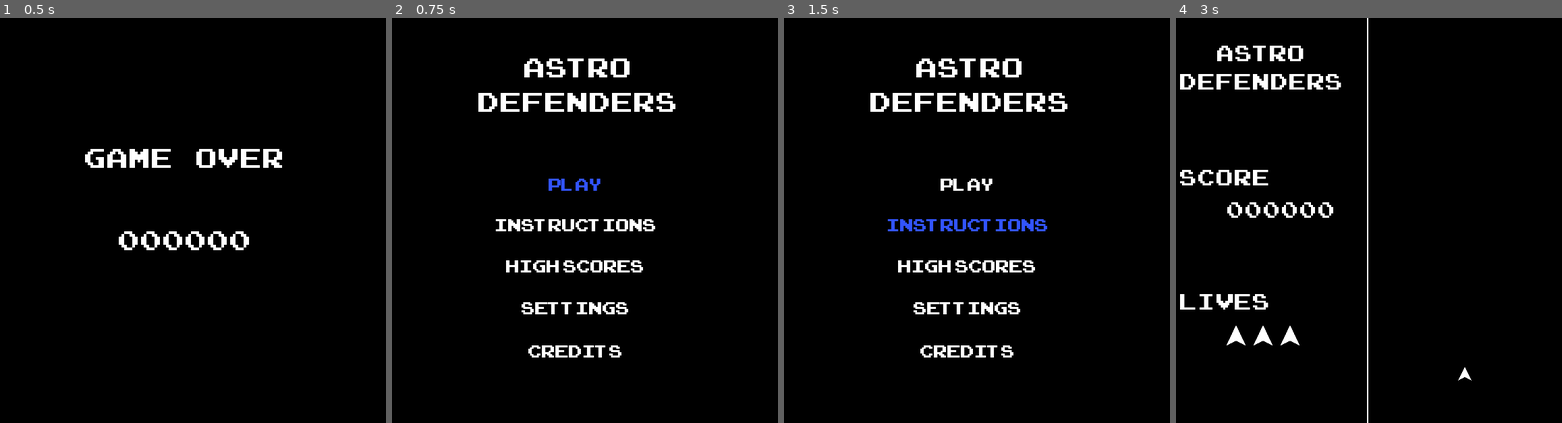
Above: before the commit, frames 1-4 (left to right).
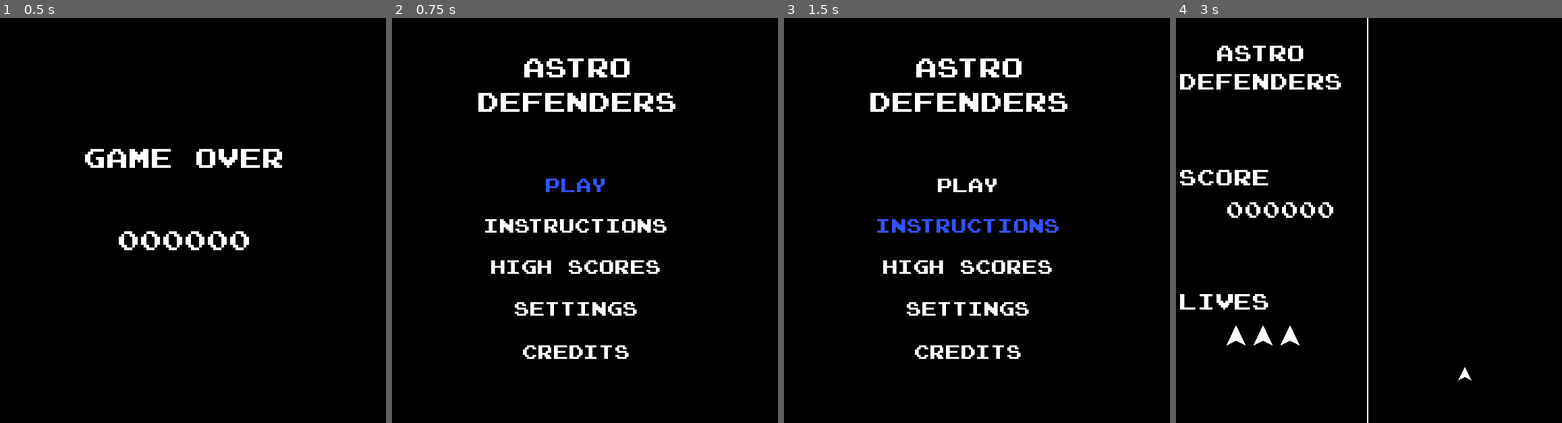
Above: after the commit, the same moments.

Repository: zayeemvt/Astro-Defenders-GD
Game: Godot game, scene res://Game Over/Game Over.tscn
Same seed, same stepped clock (60 frames per second), same inputs: the game is played once before the commit and once after it. This scene is started directly instead of the project's main scene. The engine's default icon, where the game draws it, is replaced by a stand-in: a white triangle on a blue panel in a dark square.
Inputs:
- Up to frame 1 (0.5 s): no input
- Up to frame 2 (0.75 s): tap Enter at 0.5 s; hold D (player_right) from 0.53 s (still down); hold Space (player_shoot) from 0.53 s (still down)
- Up to frame 3 (1.5 s): release D (player_right) at 1.28 s; release Space (player_shoot) at 1.28 s; hold S (player_down) from 1.28 s (still down); tap Space (player_shoot) at 1.35 s
- Up to frame 4 (3 s): tap Enter at 2 s; release S (player_down) at 2.03 s; hold D (player_right) 2.03-2.78 s; hold Space (player_shoot) 2.03-2.78 s; hold W (player_up) from 2.78 s (still down); tap Space (player_shoot) at 2.85 s

Frame 1 is identical in both runs. In frame 2, 3.0% of the frame differs, in the area x 24-72%, y 39-85%; in frame 3, 3.0%; in frame 4, nothing differs.

Commit message:
Fixed high score system + audio stuffs

Diff:
--- a/Astro Defenders/Game Over/Game Over.gd
+++ b/Astro Defenders/Game Over/Game Over.gd
@@ -2,20 +2,18 @@
 
 var bgm = preload("res://Music/BGM/MM3 - Weapon Get.ogg")
 
-var new_high_score
 
 # Called when the node enters the scene tree for the first time.
 func _ready():
-	MusicPlayer.load_song(bgm, -9)
+	MusicPlayer.stream = bgm
 	$"Score".text = str(GameVariables.score).pad_zeros(6)
-	new_high_score = GameVariables.sort_scores()
 	MusicPlayer.play()
 
 
 # Called every frame. 'delta' is the elapsed time since the previous frame.
 func _process(_delta):
 	if (Input.is_action_just_pressed("player_shoot")):
-		if (new_high_score):
+		if (GameVariables.check_score()):
 			get_tree().change_scene("res://Score Entry/Score Entry.tscn")
 		else:
 			get_tree().change_scene("res://Main Menu/Main Menu.tscn")
--- a/Astro Defenders/Game/Game.gd
+++ b/Astro Defenders/Game/Game.gd
@@ -4,7 +4,7 @@
 
 # Called when the node enters the scene tree for the first time.
 func _ready():
-	MusicPlayer.load_song(bgm, -9)
+	MusicPlayer.stream = bgm
 	$Player.connect("player_dead", self, "_on_Player_player_dead")
 	$Player.connect("update_lives", $"Game HUD", "_on_Player_update_lives")
 	$Spawner.connect("enemy_off_screen", $Player, "_on_Enemy_enemy_off_screen")
--- a/Astro Defenders/GameVariables.gd
+++ b/Astro Defenders/GameVariables.gd
@@ -14,15 +14,16 @@
 #func _process(delta):
 #	pass
 
-func sort_scores():
-	var new_high_score = false
+func check_score():
+	for entry in high_scores:
+		if score > entry.score:
+			return true
 
+	return false
+
+func add_score(entry):
 	for i in range(0, high_scores.size()):
-		if score > high_scores[i].score:
-			var temp = score
-			score = high_scores[i].score
-			high_scores[i].score = temp
-
-			new_high_score = true
-
-	return new_high_score
+		if entry.score > high_scores[i].score:
+			var temp = entry
+			entry = high_scores[i]
+			high_scores[i] = temp
--- a/Astro Defenders/Main Menu/High Scores/High Scores.tscn
+++ b/Astro Defenders/Main Menu/High Scores/High Scores.tscn
@@ -25,23 +25,20 @@
 
 [node name="Score1" type="Node2D" parent="Scores"]
 position = Vector2( 0, 50 )
-__meta__ = {
-"_edit_group_": true
-}
 
 [node name="Name" type="Label" parent="Scores/Score1"]
-margin_left = 104.0
-margin_top = 160.0
-margin_right = 600.0
-margin_bottom = 198.0
+margin_left = 89.0
+margin_top = 158.0
+margin_right = 585.0
+margin_bottom = 196.0
 theme = ExtResource( 3 )
 text = "PLAYER1234"
 valign = 1
 
 [node name="Value" type="Label" parent="Scores/Score1"]
-margin_left = 240.0
+margin_left = 252.0
 margin_top = 160.0
-margin_right = 600.0
+margin_right = 612.0
 margin_bottom = 198.0
 theme = ExtResource( 3 )
 text = "000000"
@@ -49,23 +46,20 @@
 
 [node name="Score2" type="Node2D" parent="Scores"]
 position = Vector2( 0, 100 )
-__meta__ = {
-"_edit_group_": true
-}
 
 [node name="Name" type="Label" parent="Scores/Score2"]
-margin_left = 104.0
-margin_top = 160.0
-margin_right = 600.0
-margin_bottom = 198.0
+margin_left = 89.0
+margin_top = 158.0
+margin_right = 585.0
+margin_bottom = 196.0
 theme = ExtResource( 3 )
 text = "PLAYER1234"
 valign = 1
 
 [node name="Value" type="Label" parent="Scores/Score2"]
-margin_left = 240.0
+margin_left = 252.0
 margin_top = 160.0
-margin_right = 600.0
+margin_right = 612.0
 margin_bottom = 198.0
 theme = ExtResource( 3 )
 text = "000000"
@@ -73,23 +67,20 @@
 
 [node name="Score3" type="Node2D" parent="Scores"]
 position = Vector2( 0, 150 )
-__meta__ = {
-"_edit_group_": true
-}
 
 [node name="Name" type="Label" parent="Scores/Score3"]
-margin_left = 104.0
-margin_top = 160.0
-margin_right = 600.0
-margin_bottom = 198.0
+margin_left = 89.0
+margin_top = 158.0
+margin_right = 585.0
+margin_bottom = 196.0
 theme = ExtResource( 3 )
 text = "PLAYER1234"
 valign = 1
 
 [node name="Value" type="Label" parent="Scores/Score3"]
-margin_left = 240.0
+margin_left = 252.0
 margin_top = 160.0
-margin_right = 600.0
+margin_right = 612.0
 margin_bottom = 198.0
 theme = ExtResource( 3 )
 text = "000000"
@@ -97,23 +88,20 @@
 
 [node name="Score4" type="Node2D" parent="Scores"]
 position = Vector2( 0, 200 )
-__meta__ = {
-"_edit_group_": true
-}
 
 [node name="Name" type="Label" parent="Scores/Score4"]
-margin_left = 104.0
-margin_top = 160.0
-margin_right = 600.0
-margin_bottom = 198.0
+margin_left = 89.0
+margin_top = 158.0
+margin_right = 585.0
+margin_bottom = 196.0
 theme = ExtResource( 3 )
 text = "PLAYER1234"
 valign = 1
 
 [node name="Value" type="Label" parent="Scores/Score4"]
-margin_left = 240.0
+margin_left = 252.0
 margin_top = 160.0
-margin_right = 600.0
+margin_right = 612.0
 margin_bottom = 198.0
 theme = ExtResource( 3 )
 text = "000000"
@@ -121,23 +109,20 @@
 
 [node name="Score5" type="Node2D" parent="Scores"]
 position = Vector2( 0, 250 )
-__meta__ = {
-"_edit_group_": true
-}
 
 [node name="Name" type="Label" parent="Scores/Score5"]
-margin_left = 104.0
-margin_top = 160.0
-margin_right = 600.0
-margin_bottom = 198.0
+margin_left = 89.0
+margin_top = 158.0
+margin_right = 585.0
+margin_bottom = 196.0
 theme = ExtResource( 3 )
 text = "PLAYER1234"
 valign = 1
 
 [node name="Value" type="Label" parent="Scores/Score5"]
-margin_left = 240.0
+margin_left = 252.0
 margin_top = 160.0
-margin_right = 600.0
+margin_right = 612.0
 margin_bottom = 198.0
 theme = ExtResource( 3 )
 text = "000000"
--- a/Astro Defenders/Main Menu/Main Menu.gd
+++ b/Astro Defenders/Main Menu/Main Menu.gd
@@ -8,7 +8,7 @@
 # Called when the node enters the scene tree for the first time.
 func _ready():
 	if (Global.menu == false):
-		MusicPlayer.load_song(bgm, -12)
+		MusicPlayer.stream = bgm
 		MusicPlayer.play()
 		Global.menu = true
 
--- a/Astro Defenders/Music/BGM.gd
+++ /dev/null
@@ -1,20 +0,0 @@
-extends Node
-
-
-class Song:
-	var name
-	var path
-	var db
-	var loop = false
-
-
-var song_list = []
-
-# Called when the node enters the scene tree for the first time.
-func _ready():
-	pass
-
-
-func get_BGM(track_name: String):
-	var song = song_list.find(track_name)
-	return song
--- a/Astro Defenders/Music/MusicPlayer.gd
+++ /dev/null
@@ -1,26 +0,0 @@
-extends AudioStreamPlayer
-
-var loop = false
-var loop_start = 0
-var loop_end = 0
-
-# Called when the node enters the scene tree for the first time.
-func _ready():
-	pass # Replace with function body.
-
-func load_song(song: AudioStream, volume = -6, loop = false, start = 0, end = 0):
-	stream = song
-	self.loop = loop
-	loop_start = start
-	loop_end = end
-
-	volume_db = volume
-
-
-# Called every frame. 'delta' is the elapsed time since the previous frame.
-#func _process(delta):
-#	pass
-
-#func _on_MusicPlayer_finished():
-#	if loop:
-#		play()
--- a/Astro Defenders/Music/MusicPlayer.tscn
+++ b/Astro Defenders/Music/MusicPlayer.tscn
@@ -1,8 +1,5 @@
-[gd_scene load_steps=2 format=2]
-
-[ext_resource path="res://Music/MusicPlayer.gd" type="Script" id=1]
+[gd_scene format=2]
 
 [node name="MusicPlayer" type="AudioStreamPlayer"]
-script = ExtResource( 1 )
 
 [connection signal="finished" from="." to="." method="_on_MusicPlayer_finished"]
--- a/Astro Defenders/Score Entry/Score Entry.gd
+++ b/Astro Defenders/Score Entry/Score Entry.gd
@@ -14,4 +14,6 @@
 # Called every frame. 'delta' is the elapsed time since the previous frame.
 func _process(_delta):
 	if (Input.is_action_just_pressed("player_shoot")):
+		var entry = {"name" : "New_Player", "score" : GameVariables.score}
+		GameVariables.add_score(entry)
 		get_tree().change_scene("res://Main Menu/Main Menu.tscn")
--- a/Astro Defenders/Splash/Splash.gd
+++ b/Astro Defenders/Splash/Splash.gd
@@ -6,7 +6,7 @@
 
 # Called when the node enters the scene tree for the first time.
 func _ready():
-	MusicPlayer.load_song(bgm, -12)
+	MusicPlayer.stream = bgm
 	MusicPlayer.play()
 
 
--- a/Astro Defenders/assets/Menu_UI.tres
+++ b/Astro Defenders/assets/Menu_UI.tres
@@ -1,9 +1,9 @@
 [gd_resource type="Theme" load_steps=3 format=2]
 
-[ext_resource path="res://assets/Fonts/arcadeclassic/ARCADECLASSIC.TTF" type="DynamicFontData" id=1]
+[ext_resource path="res://assets/Fonts/joystix/joystix monospace.ttf" type="DynamicFontData" id=1]
 
 [sub_resource type="DynamicFont" id=1]
-size = 36
+size = 28
 font_data = ExtResource( 1 )
 
 [resource]
--- a/Astro Defenders/project.godot
+++ b/Astro Defenders/project.godot
@@ -34,7 +34,6 @@
 
 GameVariables="*res://GameVariables.gd"
 MusicPlayer="*res://Music/MusicPlayer.tscn"
-BGM="*res://Music/BGM.gd"
 Global="*res://Global.gd"
 
 [display]
Not shown, changed: Astro Defenders/Music/BGM/MM2 - Password.ogg
Not shown, changed: Astro Defenders/Music/BGM/MM2 - Victory.wav
